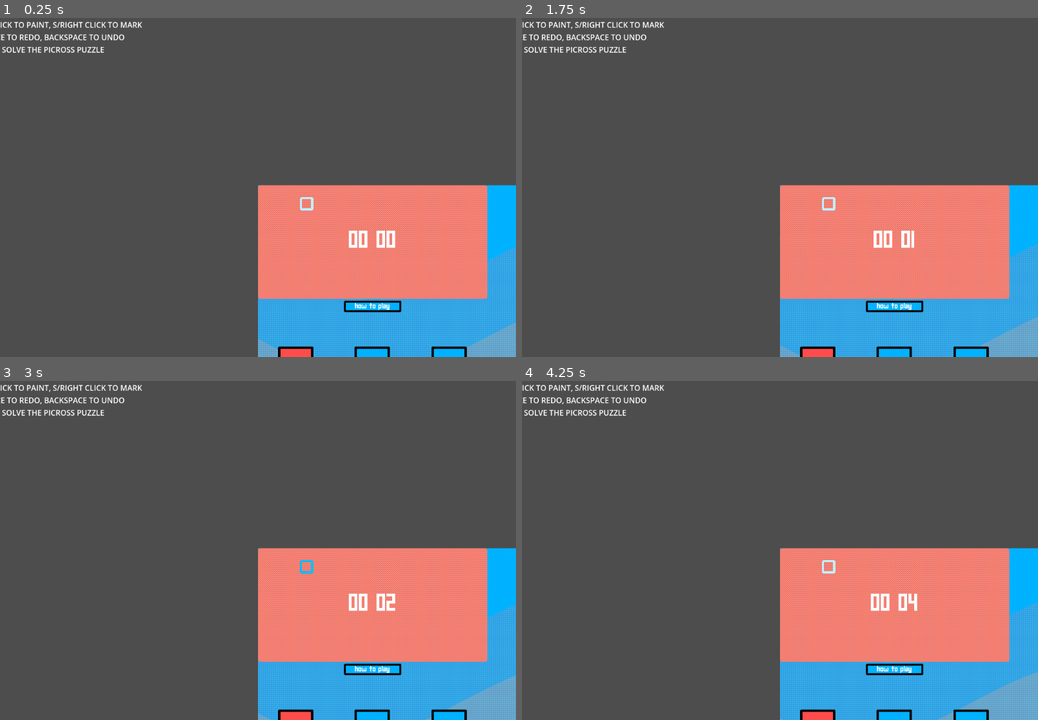
Above: before the commit, frames 1-4 (two rows, left to right).
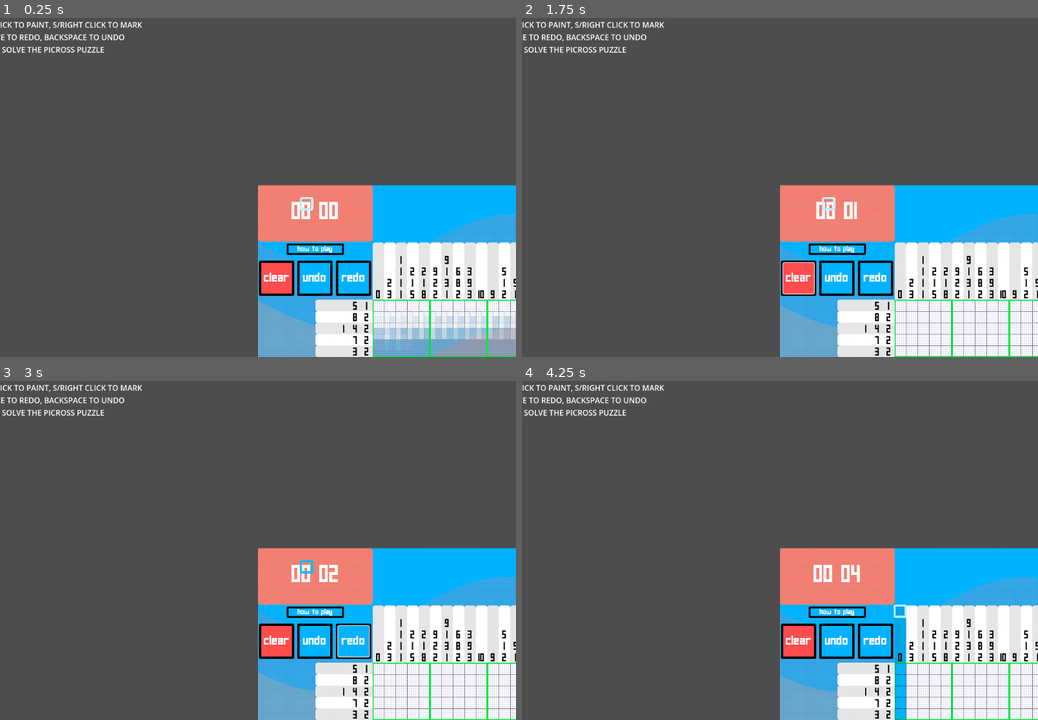
Above: after the commit, the same moments.

Repository: Matthew-Hirano/MixedDNALibraryTool
Game: Godot game, scene res://picross_scenes/scenes/main.tscn
Same seed, same stepped clock (60 frames per second), same inputs: the game is played once before the commit and once after it. This scene is started directly instead of the project's main scene.
Inputs (mouse positions are in pixels of both pictures, inside the frame that each line leads up to):
- Up to frame 1 (0.25 s): no input
- Up to frame 2 (1.75 s): move the mouse to (893, 167) at 0.52 s; hold Space (space) 0.53-1.25 s; click (893, 167) at 0.67 s; click (800, 279) at 1.25 s, where only the run after the commit has a clickable "CLEAR"
- Up to frame 3 (3 s): click (314, 642) at 2 s, where only the run after the commit has a clickable "UNDO"; click (356, 642) at 2.75 s, where only the run after the commit has a clickable "REDO"
- Up to frame 4 (4.25 s): click (898, 611) at 3.52 s

The runs differ from the first frame. In frame 1, 21% of the frame differs, in the area x 50-100%, y 49-100%; in frame 2, 21%; in frame 3, 21%; in frame 4, 21%.
Error in both runs: Invalid assignment of property or key 'stream' with value of type 'null instance' on a base object of type 'null instance'. (res://picross_scenes/scenes/main.t…

Commit message:
Resized windows

Diff:
--- a/main.tscn
+++ b/main.tscn
@@ -833,7 +833,7 @@
 layout_mode = 2
 size_flags_horizontal = 3
 size_flags_vertical = 3
-mouse_filter = 0
+mouse_filter = 2
 theme_override_constants/separation = 8
 script = SubResource("GDScript_k5hc1")
 
@@ -853,6 +853,7 @@
 [node name="Column1" type="VBoxContainer" parent="CanvasLayer/Control/Panel/VBoxContainer/ScrollContainer/Spreadsheet"]
 layout_mode = 2
 size_flags_horizontal = 3
+mouse_filter = 2
 
 [node name="SampleName" type="Label" parent="CanvasLayer/Control/Panel/VBoxContainer/ScrollContainer/Spreadsheet/Column1"]
 layout_mode = 2
@@ -886,6 +887,7 @@
 
 [node name="Column2" type="VBoxContainer" parent="CanvasLayer/Control/Panel/VBoxContainer/ScrollContainer/Spreadsheet"]
 layout_mode = 2
+mouse_filter = 2
 
 [node name="Length" type="Label" parent="CanvasLayer/Control/Panel/VBoxContainer/ScrollContainer/Spreadsheet/Column2"]
 layout_mode = 2
@@ -920,6 +922,7 @@
 [node name="Column3" type="VBoxContainer" parent="CanvasLayer/Control/Panel/VBoxContainer/ScrollContainer/Spreadsheet"]
 layout_mode = 2
 size_flags_horizontal = 3
+mouse_filter = 2
 
 [node name="Conc" type="Label" parent="CanvasLayer/Control/Panel/VBoxContainer/ScrollContainer/Spreadsheet/Column3"]
 layout_mode = 2
@@ -953,6 +956,7 @@
 
 [node name="Column35" type="VBoxContainer" parent="CanvasLayer/Control/Panel/VBoxContainer/ScrollContainer/Spreadsheet"]
 layout_mode = 2
+mouse_filter = 2
 
 [node name="Label" type="Label" parent="CanvasLayer/Control/Panel/VBoxContainer/ScrollContainer/Spreadsheet/Column35"]
 modulate = Color(1, 1, 1, 0)
@@ -971,6 +975,7 @@
 [node name="Column4" type="VBoxContainer" parent="CanvasLayer/Control/Panel/VBoxContainer/ScrollContainer/Spreadsheet"]
 layout_mode = 2
 size_flags_horizontal = 3
+mouse_filter = 2
 
 [node name="Conc" type="Label" parent="CanvasLayer/Control/Panel/VBoxContainer/ScrollContainer/Spreadsheet/Column4"]
 layout_mode = 2
@@ -1004,6 +1009,7 @@
 
 [node name="Column45" type="VBoxContainer" parent="CanvasLayer/Control/Panel/VBoxContainer/ScrollContainer/Spreadsheet"]
 layout_mode = 2
+mouse_filter = 2
 
 [node name="Label" type="Label" parent="CanvasLayer/Control/Panel/VBoxContainer/ScrollContainer/Spreadsheet/Column45"]
 modulate = Color(1, 1, 1, 0)
@@ -1019,6 +1025,7 @@
 
 [node name="Column5" type="VBoxContainer" parent="CanvasLayer/Control/Panel/VBoxContainer/ScrollContainer/Spreadsheet"]
 layout_mode = 2
+mouse_filter = 2
 
 [node name="Library" type="Label" parent="CanvasLayer/Control/Panel/VBoxContainer/ScrollContainer/Spreadsheet/Column5"]
 layout_mode = 2
@@ -1051,6 +1058,7 @@
 
 [node name="Column6" type="VBoxContainer" parent="CanvasLayer/Control/Panel/VBoxContainer/ScrollContainer/Spreadsheet"]
 layout_mode = 2
+mouse_filter = 2
 
 [node name="Label3" type="Label" parent="CanvasLayer/Control/Panel/VBoxContainer/ScrollContainer/Spreadsheet/Column6"]
 layout_mode = 2
@@ -1103,6 +1111,7 @@
 layout_mode = 2
 size_flags_horizontal = 8
 size_flags_vertical = 4
+mouse_filter = 2
 theme_override_constants/separation = 8
 
 [node name="Spacer" type="VBoxContainer" parent="CanvasLayer/Control/Panel/VBoxContainer/Volumes"]
@@ -1304,9 +1313,18 @@
 horizontal_alignment = 1
 vertical_alignment = 1
 
-[node name="Window" parent="." instance=ExtResource("4_1bvp3")]
-
-[connection signal="puzzle_spawn" from="CanvasLayer/NazoSpawn" to="Window" method="_on_nazo_spawn_puzzle_spawn"]
+[node name="CanvasLayer2" type="CanvasLayer" parent="."]
+follow_viewport_enabled = true
+
+[node name="Window" parent="CanvasLayer2" instance=ExtResource("4_1bvp3")]
+position = Vector2i(200, 105)
+size = Vector2i(500, 500)
+visible = false
+unresizable = false
+keep_title_visible = true
+content_scale_mode = 1
+
+[connection signal="puzzle_spawn" from="CanvasLayer/NazoSpawn" to="CanvasLayer2/Window" method="_on_nazo_spawn_puzzle_spawn"]
 [connection signal="mouse_entered" from="CanvasLayer/Control/Panel/VBoxContainer/Spacer2/Howtouse" to="CanvasLayer/Control/Panel/VBoxContainer/Spacer2/Howtouse" method="_on_mouse_entered"]
 [connection signal="mouse_exited" from="CanvasLayer/Control/Panel/VBoxContainer/Spacer2/Howtouse" to="CanvasLayer/Control/Panel/VBoxContainer/Spacer2/Howtouse" method="_on_mouse_exited"]
 [connection signal="mouse_entered" from="CanvasLayer/Control/Panel/VBoxContainer/Spacer2/Howtouse2" to="CanvasLayer/Control/Panel/VBoxContainer/Spacer2/Howtouse2" method="_on_mouse_entered"]
@@ -1315,4 +1333,4 @@
 [connection signal="toggled" from="CanvasLayer/Control/Panel/VBoxContainer/Spacer2/BG_effects" to="CanvasLayer/Waves" method="_on_bg_effects_toggled"]
 [connection signal="toggled" from="CanvasLayer/Control/Panel/VBoxContainer/Spacer2/BG_effects" to="CanvasLayer/NazoSpawn" method="_on_bg_effects_toggled"]
 [connection signal="pressed" from="CanvasLayer/Control/Panel/VBoxContainer/ScrollContainer/Spreadsheet/Column7/PhiX" to="CanvasLayer/Control/Panel/VBoxContainer/ScrollContainer/Spreadsheet/Column7/PhiX" method="_on_pressed"]
-[connection signal="close_requested" from="Window" to="CanvasLayer/NazoSpawn" method="_on_window_close_requested"]
+[connection signal="close_requested" from="CanvasLayer2/Window" to="CanvasLayer/NazoSpawn" method="_on_window_close_requested"]
--- a/picross_scenes/scenes/board.tscn
+++ b/picross_scenes/scenes/board.tscn
@@ -64,8 +64,8 @@
 	get_node('PuzzleBox/UberContainer/TileContainer').set_columns(len(z[0]))
 	get_node(\"PuzzleBox/UberContainer/Cursor\").tile_boundary = Vector2(len(z[0]),len(z)) * tilesize
 	get_node('PuzzleBox/UberContainer/HHintContainer/HHints').set_columns(max_h.max())
-	get_node('PuzzleBox/UberContainer/Cursor').up_boundary = -tilesize * max_v.max()
-	get_node('PuzzleBox/UberContainer/Cursor').left_boundary = -tilesize * max_h.max()
+	get_node('PuzzleBox/UberContainer/Cursor').up_boundary = $PuzzleBox.size.y - 240  #-tilesize * max_v.max()
+	get_node('PuzzleBox/UberContainer/Cursor').left_boundary = $PuzzleBox.size.x - 240 #-tilesize * max_h.max()
 	get_node('PuzzleBox/UberContainer/Filler/FillerBottom/HowToPlay').visible = true
 	get_node('PuzzleBox/UberContainer/Filler/FillerBottom/Buttons').visible = true
 	get_node('PuzzleBox/UberContainer/Filler/FillerBottom/Label').visible = false
@@ -155,8 +155,9 @@
 			flip = false
 		else:
 			flip = true
-	$PuzzleBox.size.x = (len(z[0]) * tilesize) * 2
-	$PuzzleBox.size.y = (len(z) * tilesize) * 2
+	$PuzzleBox.size.x = (len(z[0]) * tilesize) + 240
+	$PuzzleBox.size.y = (len(z) * tilesize) + 240
+	$PuzzleBox/UberContainer/Cursor.boundary = $PuzzleBox.size
 	if get_parent() is Window:
 		get_parent().size = $PuzzleBox.size
 
@@ -406,14 +407,12 @@
 [node name="Board" type="Control"]
 layout_mode = 3
 anchors_preset = 0
-size_flags_horizontal = 4
-size_flags_vertical = 4
 script = SubResource("GDScript_4mug4")
 
 [node name="PuzzleBox" type="PanelContainer" parent="."]
 layout_mode = 0
-offset_right = 720.0
-offset_bottom = 720.0
+offset_right = 400.0
+offset_bottom = 400.0
 mouse_filter = 2
 
 [node name="bgColor" type="ColorRect" parent="PuzzleBox"]
--- a/picross_scenes/scenes/cursor.tscn
+++ b/picross_scenes/scenes/cursor.tscn
@@ -11,7 +11,7 @@
 
 var running_delta : float = 0.0
 
-@onready var boundary : Vector2 = get_parent().get_parent().get_global_rect().size
+@onready var boundary : Vector2 = get_parent().get_parent().size #get_parent().get_parent().get_global_rect().size
 @onready var tile_boundary : Vector2 = get_parent().get_node('TileContainer').get_global_rect().size
 @onready var up_boundary : int = 0
 @onready var left_boundary : int = 0
@@ -96,13 +96,13 @@
 	#else:
 	global_pos = get_viewport().get_mouse_position() - Vector2(offset.x,offset.y) #Vector2(0,offset.y)
 	pos = position.snapped(Vector2(tilesize, tilesize))
-	if pos.x < (tile_boundary.x) and Controls.active: #highlighting hints
+	if pos.x < 240 and pos.y > 240 and Controls.active: #highlighting hints
 		for object in get_parent().get_node('TileContainer').get_children():
 				if snappedi(object.global_position.y,tilesize) == snappedi(global_pos.y, tilesize):
 					object.set_modulate(highlightcolor)
 				else:
 					object.set_modulate(Color(1,1,1,1))
-	elif pos.y < (tile_boundary.y) and Controls.active:
+	elif pos.y < 240  and Controls.active: #replace 240 with ( < tile_boundary.y)
 		for object in get_parent().get_node('TileContainer').get_children():
 				if snappedi(object.global_position.x,tilesize) == snappedi(global_pos.x, tilesize):
 					object.set_modulate(highlightcolor)
--- a/picross_scenes/scenes/window.tscn
+++ b/picross_scenes/scenes/window.tscn
@@ -7,6 +7,7 @@
 
 func _ready() -> void:
 	self.visible = false
+	pass
 
 func _on_close_requested() -> void:
 	self.queue_free()
Not shown, changed: index.html
Not shown, changed: index.pck
